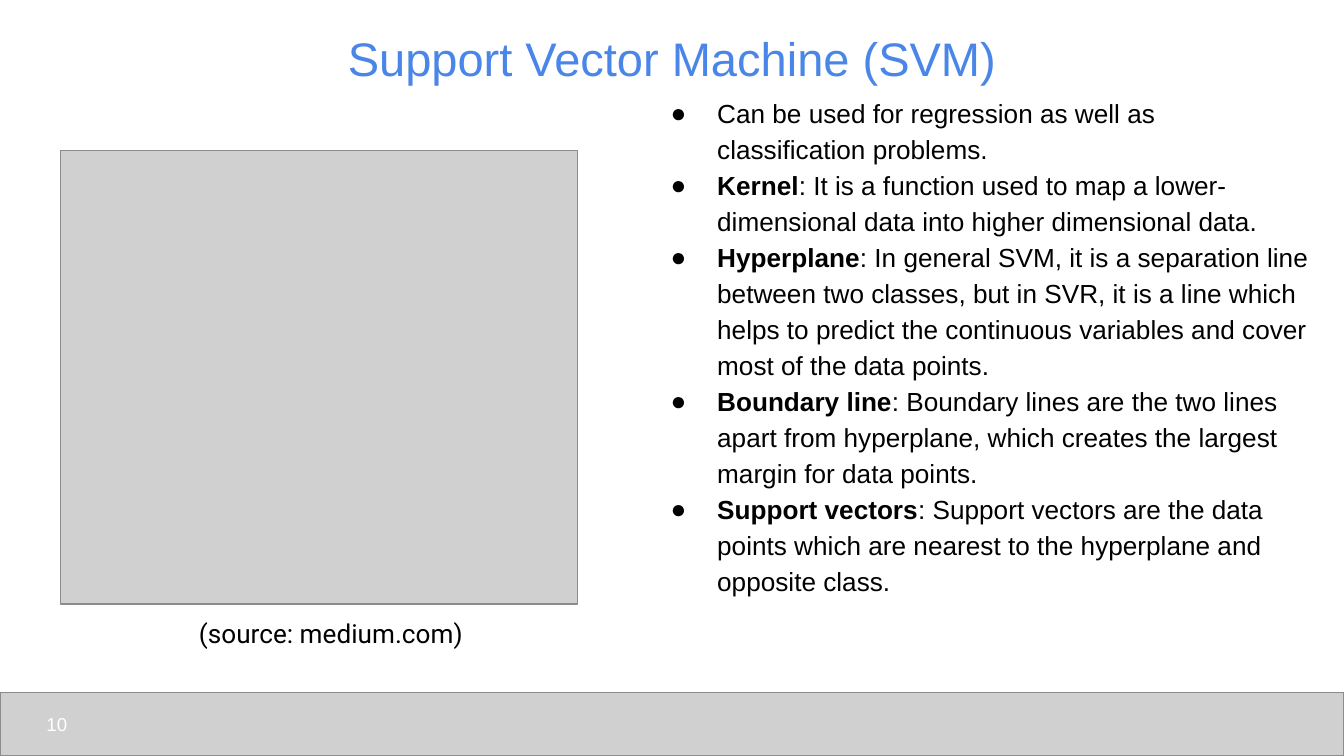
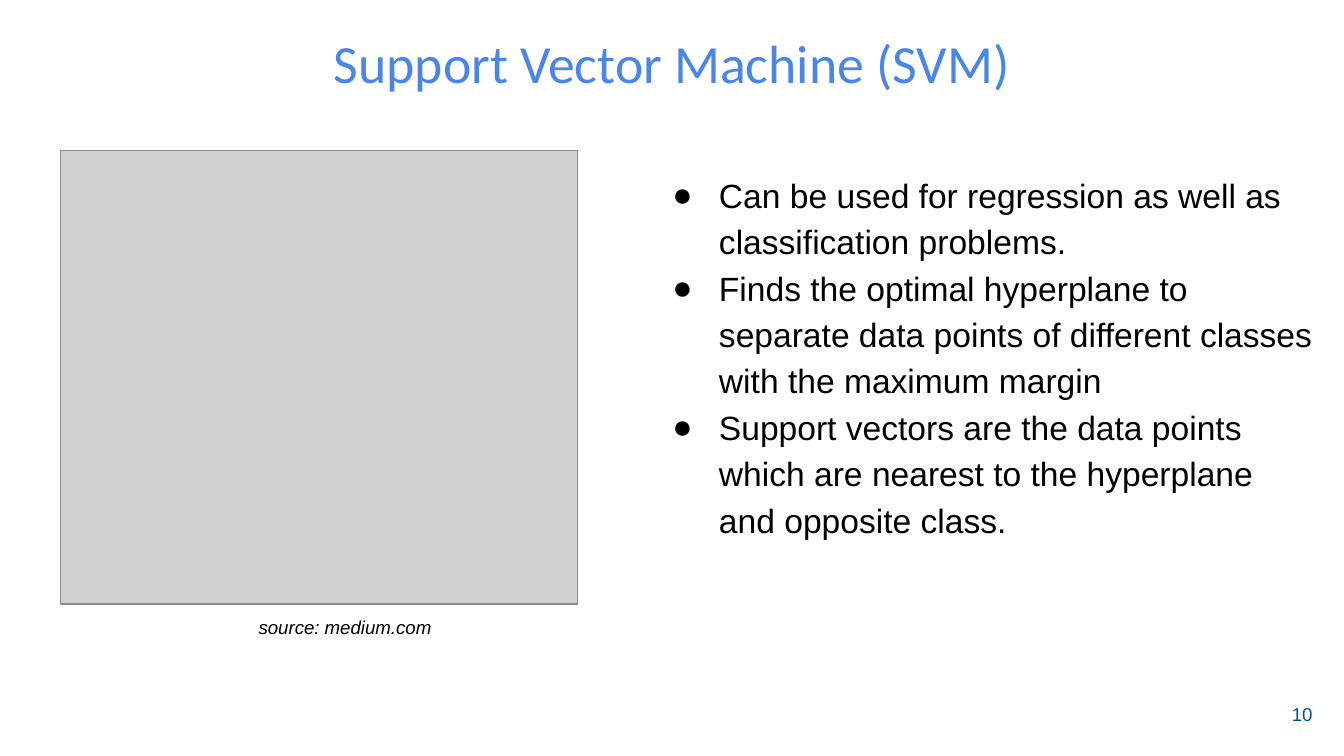
Before and after one commit to udel-cbcb/NIGMS-Sandbox-UD, a slide deck: slide 11 of Submodule_4/Lectures/Submodule_4_Lecture_1_ML_Models_and_Model_Evaluation.pptx (slide 10 before the commit). Drawn at 1344x756 pixels with LibreOffice and Linux fonts; fonts in the diff are those of the drawing; grey boxes stand for pictures; background and template pictures are left out. Boxes give left, top, right and bottom in pixels: in the first picture for what was removed or moved away, otherwise in the second. Text is boxed around its words. In the diff, an @@ line names an element or a change of style, - is before the commit and + after.

```diff
--- a/Submodule_4/Lectures/Submodule_4_Lecture_1_ML_Models_and_Model_Evaluation.pptx
+++ b/Submodule_4/Lectures/Submodule_4_Lecture_1_ML_Models_and_Model_Evaluation.pptx
@@ title "Support Vector Machine (SVM)" at box(334, 44, 1009, 92): size 25.2 to 28.8 pt, font Arial to Calibri @@
@@ text "Can be used for regression ...": place and size @@
-text "Can be used for regression ..." at box(717, 104, 1308, 597)
+text "Can be used for regression ..." at box(719, 183, 1312, 539)
@@ text at box(719, 183, 1280, 261): size 14 to 18 pt in "Can be used for regression as well ..." @@
@@ text at box(719, 276, 1312, 539): text changed; size 14 to 18 pt @@
-● Kernel: It is a function used to map a lower-dimensional data into higher dimensional data.
-● Hyperplane: In general SVM, it is a separation line between two classes, but in SVR, it is a line which helps to predict the continuous variables and cover most of the data points.
-● Boundary line: Boundary lines are the two lines apart from hyperplane, which creates the largest margin for data points.
-● Support vectors: Support vectors are the data points which are nearest to the hyperplane and opposite class.
+● Finds the optimal hyperplane to separate data points of different classes with the maximum margin
+● Support vectors are the data points which are nearest to the hyperplane and opposite class.
@@ text at box(259, 620, 432, 635): text changed; size 14 to 10 pt; font Roboto to Arial; italic on @@
-(source: medium.com)
+source: medium.com
@@ page number: place and size @@
-page number at box(46, 718, 67, 731)
+page number at box(1292, 708, 1313, 721)
@@ page number at box(1292, 708, 1313, 721): text colour #FFFFFF to #00539F @@
@@ picture removed at box(0, 692, 1344, 755) @@
```
Also in this commit, not shown: 19 other slides changed, 7 slides added, 8 slides removed, 7 other files.
